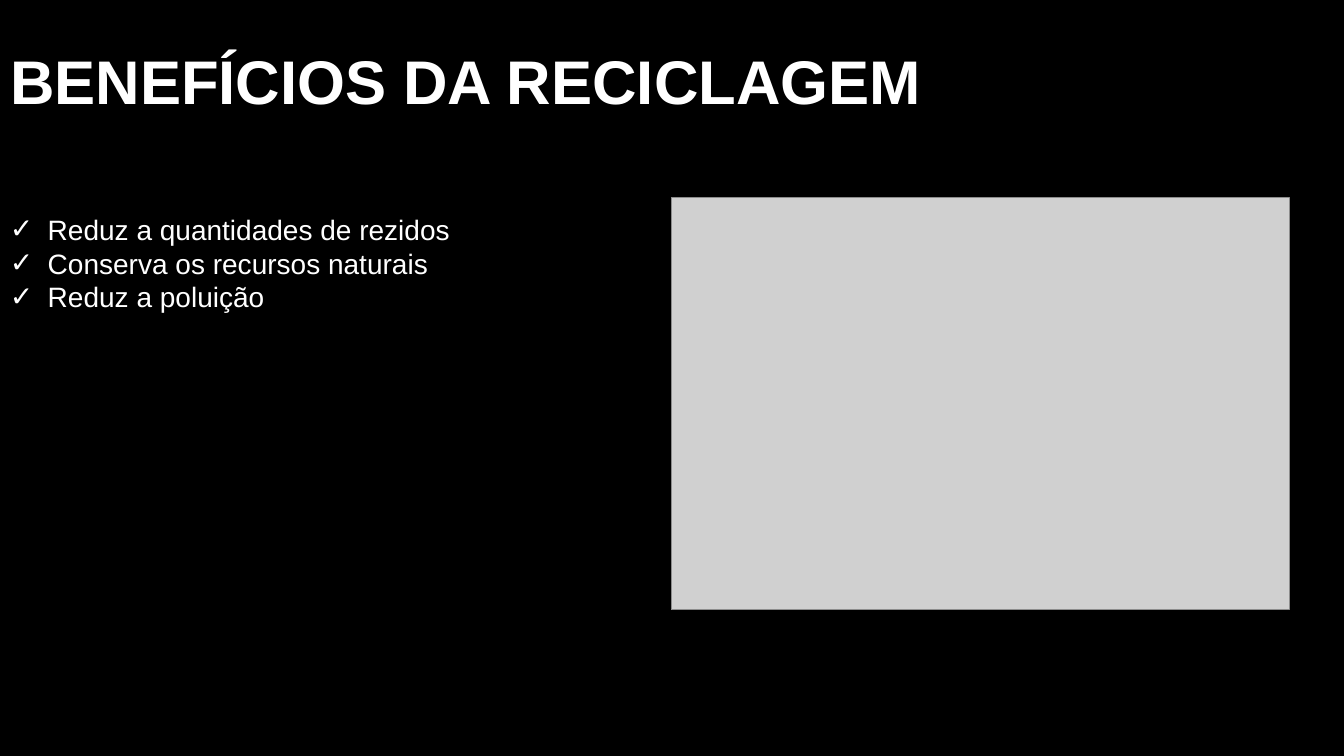
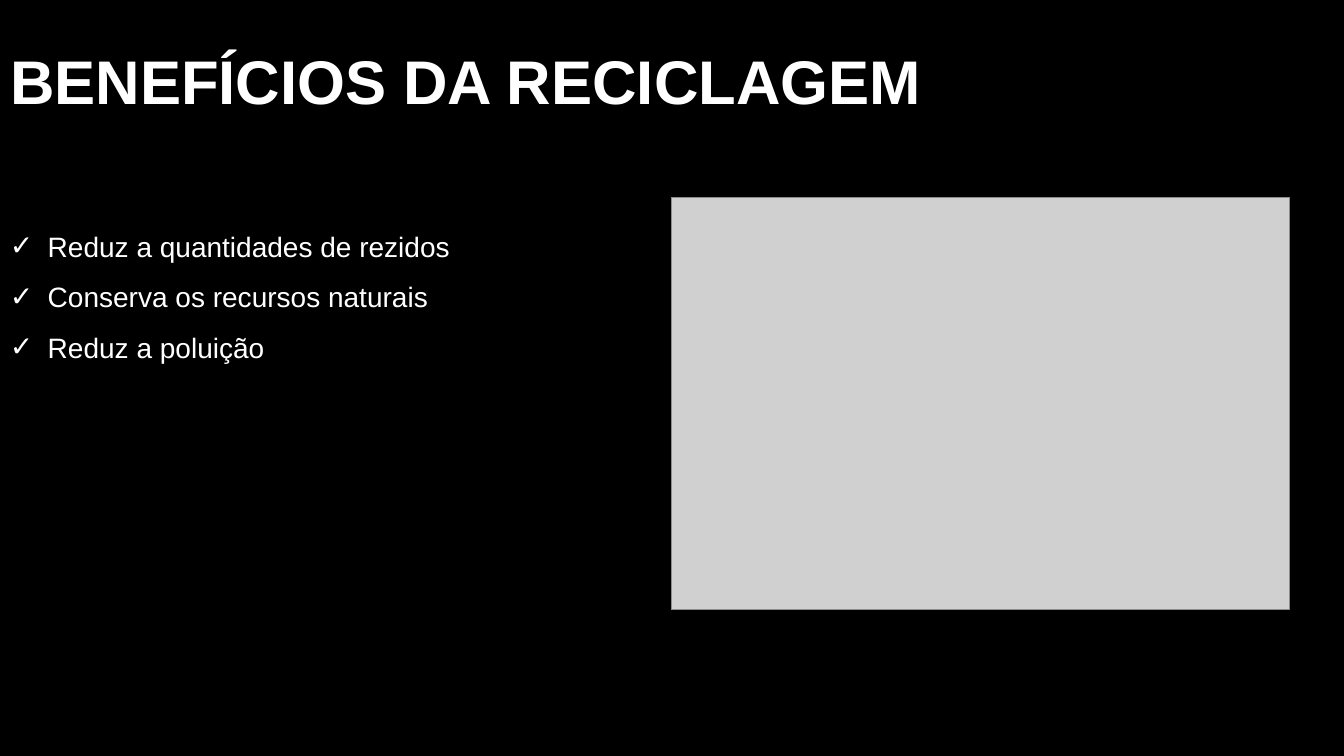
Before and after one commit to JACVP325/AC_2025, a slide deck: slide 2 of exemplo PowerPoint.pptx. Drawn at 1344x756 pixels with LibreOffice and Linux fonts; fonts in the diff are those of the drawing; grey boxes stand for pictures; background and template pictures are left out. Boxes give left, top, right and bottom in pixels: in the first picture for what was removed or moved away, otherwise in the second. Text is boxed around its words. In the diff, an @@ line names an element or a change of style, - is before the commit and + after.

```diff
--- a/exemplo PowerPoint.pptx
+++ b/exemplo PowerPoint.pptx
@@ text "Reduz a quantidades de rezidos" at <box>48,236,449,363</box>: line spacing 1 to 1.5 @@
```
